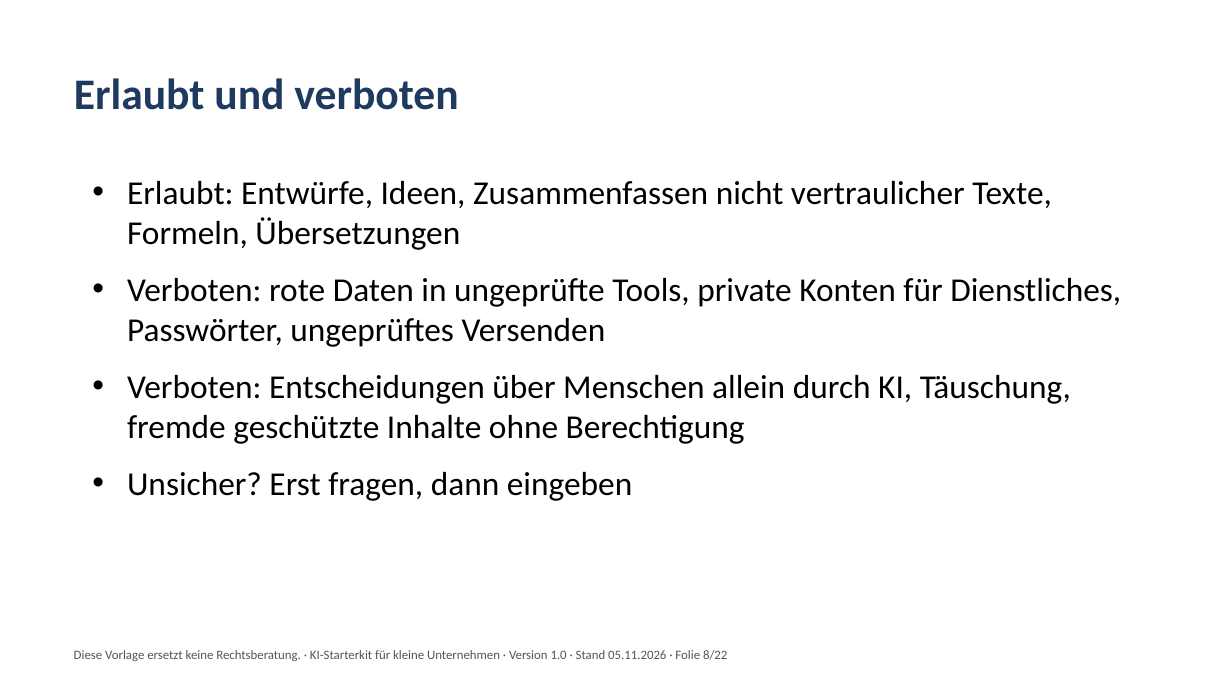
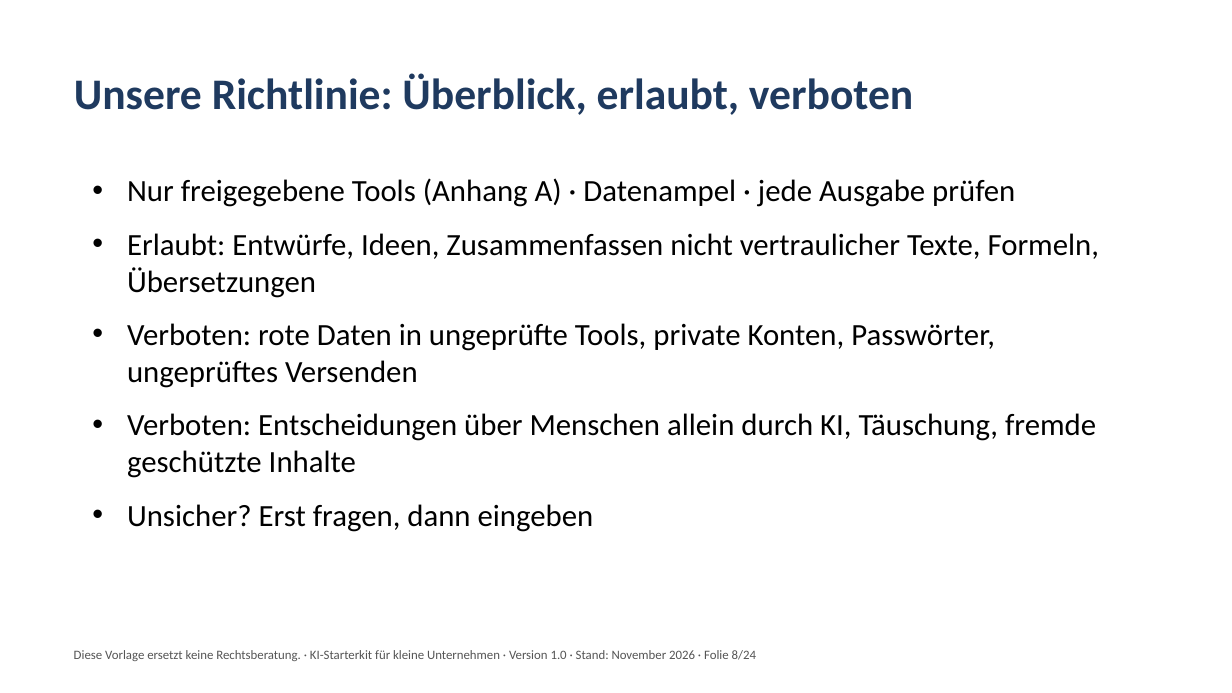
Before and after one commit to ankefischer99-eng/letter-lift-sitemap, a slide deck: slide 8 of company/deliveries/produkt-ki-starterkit-v1/KI-Schulung.pptx. Drawn at 1232x693 pixels with LibreOffice and Linux fonts; fonts in the diff are those of the drawing. Boxes give left, top, right and bottom in pixels: in the first picture for what was removed or moved away, otherwise in the second. Text is boxed around its words. In the diff, an @@ line names an element or a change of style, - is before the commit and + after.

```diff
--- a/company/deliveries/produkt-ki-starterkit-v1/KI-Schulung.pptx
+++ b/company/deliveries/produkt-ki-starterkit-v1/KI-Schulung.pptx
@@ title at box(74, 73, 913, 115): text changed @@
-Erlaubt und verboten
+Unsere Richtlinie: Überblick, erlaubt, verboten
@@ text at box(127, 178, 1015, 207): paragraph added @@
+• Nur freigegebene Tools (Anhang A) · Datenampel · jede Ausgabe prüfen
@@ text at box(127, 233, 1100, 532): size 26 to 24 pt in "Erlaubt: Entwürfe, Ideen, Zusammenfassen nicht vertraulicher ...", "Unsicher? Erst fragen, dann eingeben" @@
@@ text at box(127, 323, 1096, 478): text changed; size 26 to 24 pt @@
-• Verboten: rote Daten in ungeprüfte Tools, private Konten für Dienstliches, Passwörter, ungeprüftes Versenden
-• Verboten: Entscheidungen über Menschen allein durch KI, Täuschung, fremde geschützte Inhalte ohne Berechtigung
+• Verboten: rote Daten in ungeprüfte Tools, private Konten, Passwörter, ungeprüftes Versenden
+• Verboten: Entscheidungen über Menschen allein durch KI, Täuschung, fremde geschützte Inhalte
@@ text at box(74, 650, 756, 661): text changed @@
-Diese Vorlage ersetzt keine Rechtsberatung. · KI-Starterkit für kleine Unternehmen · Version 1.0 · Stand 05.11.2026 · Folie 8/22
+Diese Vorlage ersetzt keine Rechtsberatung. · KI-Starterkit für kleine Unternehmen · Version 1.0 · Stand: November 2026 · Folie 8/24
```
Also in this commit, not shown: 20 other slides changed, 3 slides added, 1 slide removed, 19 other files.
